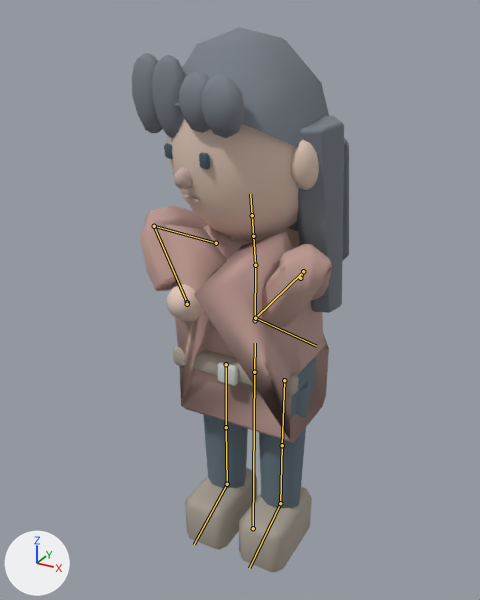
A saved change to the glTF model Art/LowPolyKit/rigged/NPC_LOOK_008.glb.
One viewpoint serves both versions: a camera (50 mm lens) standing at (0.933, -1.804, 1.866) and looking at (-0.032, -0.049, 0.988). The lights are fixed; the arrows at lower left show +X, +Y and +Z. The first picture is the older version. Both versions are drawn at frame 18 of the action 'NPC_Attack_SwordHeavy'; the numbers are the values there. The bones that bend it are drawn over the model as lines.

The first picture shows 'SK_NPC_Body_00_Male', 'SK_NPC_Feet_00_Boots', 'SK_NPC_Hair_01_Long', 'SK_NPC_Legs_00_Trousers', 'SK_NPC_Top_04_Pilgrim'.
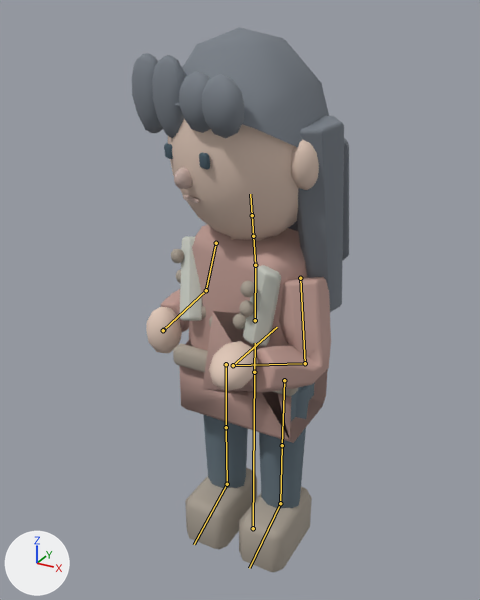
What the commit changed:
Bone 'upper_arm.L' (bone_upper_arm_l) turns from (-72, 41, 65) to (6, -18, 1) degrees about its own x, y and z.
Bone 'forearm.L' (bone_forearm_l) turns from (-42, 41, -137) to (-88, 20, 22) degrees about its own x, y and z.
Bone 'hand.L' (bone_hand_l) turns from (86, -28, 46) to (76, 16, 9) degrees about its own x, y and z.
Bone 'upper_arm.R' (bone_upper_arm_r) turns from (-15, -34, -92) to (-16, -22, 8) degrees about its own x, y and z.
Bone 'forearm.R' (bone_forearm_r) turns from (-34, -46, 169) to (-96, -3, -11) degrees about its own x, y and z.
Bone 'hand.R' (bone_hand_r) turns from (45, 21, -65) to (-155, -12, -45) degrees about its own x, y and z.

What differs and where, as boxes [x1, y1, x2, y2] in the pictures (480 x 600 px):
'SK_NPC_Top_04_Pilgrim', posed (11% narrower, 8% shorter): before [140, 206, 332, 443]; after [161, 224, 331, 443]
'SK_NPC_Body_00_Male', posed: before [164, 119, 319, 321]; after [146, 119, 319, 391]
bone 'upper_arm.L', root to tip: before (216, 243) to (154, 226); after (216, 243) to (206, 290)
bone 'forearm.L', root to tip: before (154, 226) to (187, 302); after (206, 290) to (163, 330)
bone 'hand.L', root to tip: before (187, 302) to (187, 302); after (163, 330) to (163, 331)
bone 'upper_arm.R', root to tip: before (300, 278) to (303, 271); after (300, 278) to (305, 363)
bone 'forearm.R', root to tip: before (303, 271) to (255, 318); after (305, 363) to (233, 365)
bone 'hand.R', root to tip: before (255, 318) to (316, 346); after (233, 365) to (277, 327)
